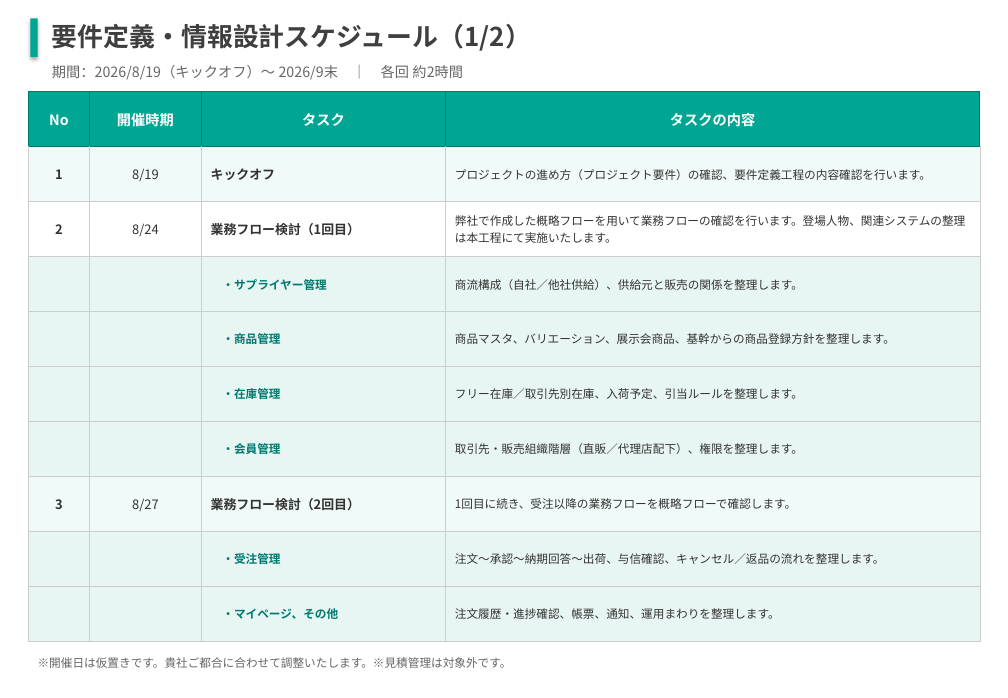
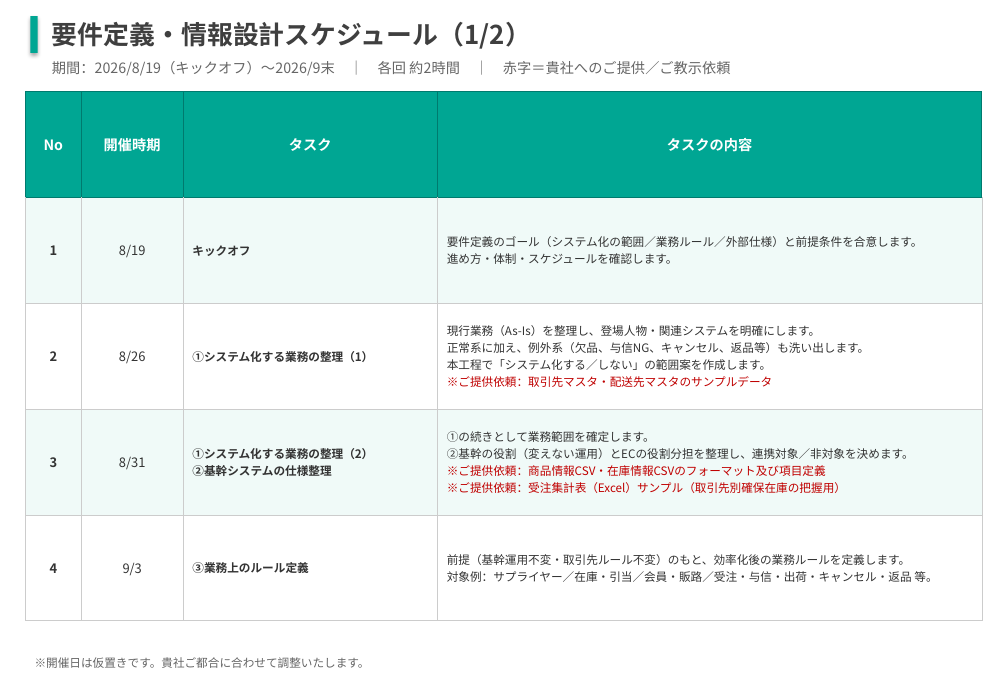
Before and after one commit to kozonoflight/git_tutorial, a slide deck: slide 4 of 要件定義WBS案_20260806.pptx (slide 2 before the commit). Drawn at 1008x698 pixels with LibreOffice and Linux fonts; fonts in the diff are those of the drawing. Boxes give left, top, right and bottom in pixels: in the first picture for what was removed or moved away, otherwise in the second. Text is boxed around its words. In the diff, an @@ line names an element or a change of style, - is before the commit and + after.

```diff
--- a/要件定義WBS案_20260806.pptx
+++ b/要件定義WBS案_20260806.pptx
@@ rectangle: place and size @@
-rectangle at <box>31,19,38,58</box>
+rectangle at <box>31,16,38,52</box>
@@ text at <box>52,61,731,76</box>: text changed @@
-期間：2026/8/19（キックオフ）〜 2026/9末 ｜ 各回 約2時間
+期間：2026/8/19（キックオフ）〜2026/9末 ｜ 各回 約2時間 ｜ 赤字＝貴社へのご提供／ご教示依頼
@@ table at <box>25,91,981,621</box> @@
-row 2: 1 | 8/19 | キックオフ | プロジェクトの進め方（プロジェクト要件）の確認、要件定義工程の内容確認を行います。
-row 3: 2 | 8/24 | 業務フロー検討（1回目） | 弊社で作成した概略フローを用いて業務フローの確認を行います。登場人物、関連システムの整理は本工程にて実施いたします。
-row 4:  |  | ・サプライヤー管理 | 商流構成（自社／他社供給）、供給元と販売の関係を整理します。
-row 5:  |  | ・商品管理 | 商品マスタ、バリエーション、展示会商品、基幹からの商品登録方針を整理します。
-row 6:  |  | ・在庫管理 | フリー在庫／取引先別在庫、入荷予定、引当ルールを整理します。
-row 7:  |  | ・会員管理 | 取引先・販売組織階層（直販／代理店配下）、権限を整理します。
-row 8: 3 | 8/27 | 業務フロー検討（2回目） | 1回目に続き、受注以降の業務フローを概略フローで確認します。
-row 9:  |  | ・受注管理 | 注文〜承認〜納期回答〜出荷、与信確認、キャンセル／返品の流れを整理します。
-row 10:  |  | ・マイページ、その他 | 注文履歴・進捗確認、帳票、通知、運用まわりを整理します。
+row 2: 1 | 8/19 | キックオフ | 要件定義のゴール（システム化の範囲／業務ルール／外部仕様）と前提条件を合意します。 / 進め方・体制・スケジュールを確認します。
+row 3: 2 | 8/26 | ①システム化する業務の整理（1） | 現行業務（As-Is）を整理し、登場人物・関連システムを明確にします。 / 正常系に加え、例外系（欠品、与信NG、キャンセル、返品等）も洗い出します。 / 本工程で「システム化する／しない」の範囲案を作成します。 / ※ご提供依頼：取引先マスタ・配送先マスタのサンプルデータ
+row 4: 3 | 8/31 | ①システム化する業務の整理（2） / ②基幹システムの仕様整理 | ①の続きとして業務範囲を確定します。 / ②基幹の役割（変えない運用）とECの役割分担を整理し、連携対象／非対象を決めます。 / ※ご提供依頼：商品情報CSV・在庫情報CSVのフォーマット及び項目定義 / ※ご提供依頼：受注集計表（Excel）サンプル（取引先別確保在庫の把握用）
+row 5: 4 | 9/3 | ③業務上のルール定義 | 前提（基幹運用不変・取引先ルール不変）のもと、効率化後の業務ルールを定義します。 / 対象例：サプライヤー／在庫・引当／会員・販路／受注・与信・出荷・キャンセル・返品 等。
@@ table: place and size @@
-table at <box>29,91,980,641</box>
+table at <box>25,91,981,621</box>
@@ text at <box>35,657,370,668</box>: text changed @@
-※開催日は仮置きです。貴社ご都合に合わせて調整いたします。※見積管理は対象外です。
+※開催日は仮置きです。貴社ご都合に合わせて調整いたします。
```
Also in this commit, not shown: 2 other slides changed, 3 slides added, 2 slides removed.
